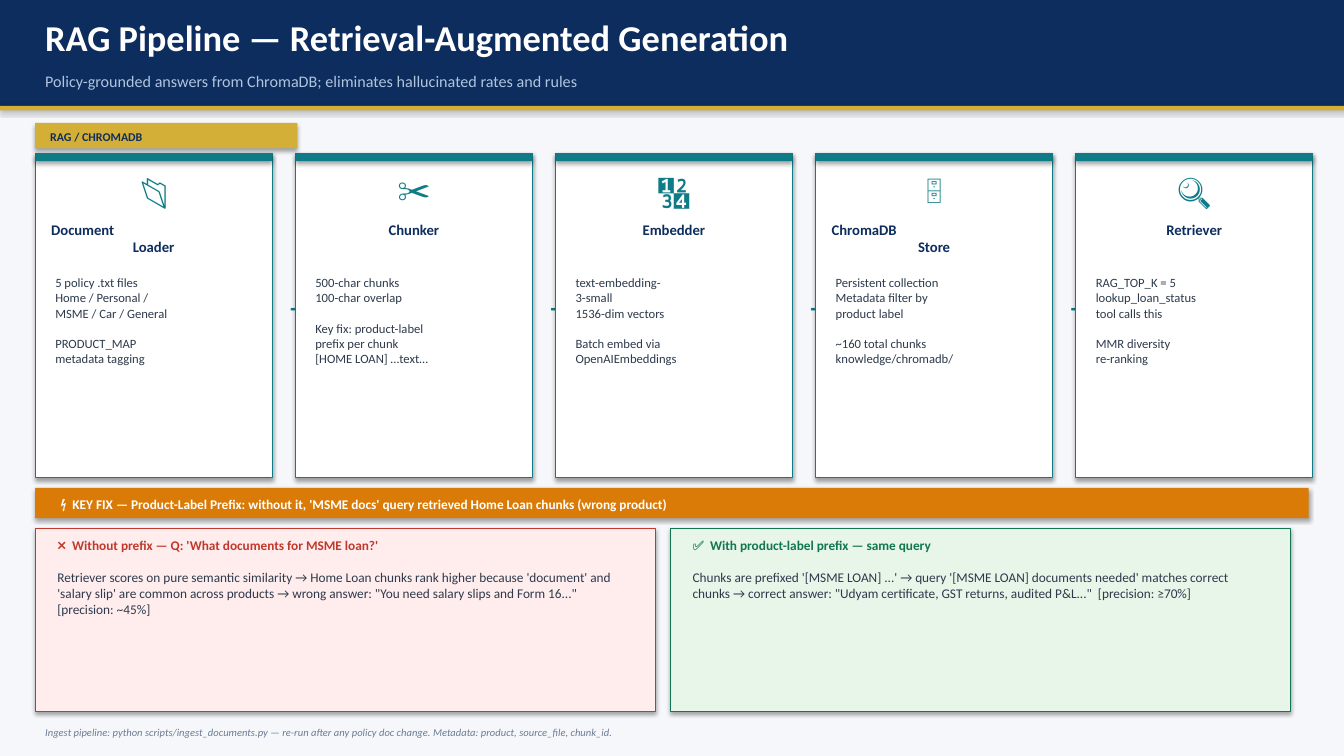
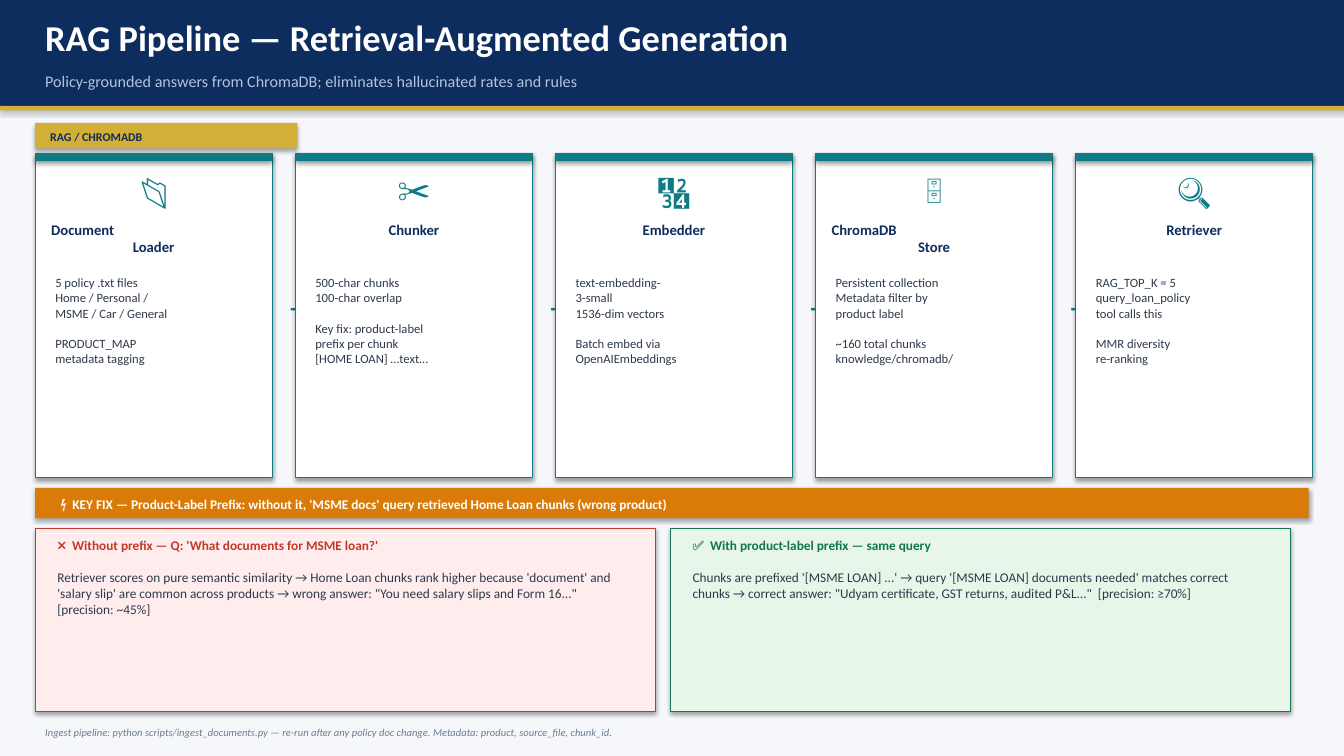
Before and after one commit to manojbansal-projects/LoanCopilot, a slide deck: slide 8 of docs/capstone_presentation.pptx. Drawn at 1344x756 pixels with LibreOffice and Linux fonts; fonts in the diff are those of the drawing. Boxes give left, top, right and bottom in pixels: in the first picture for what was removed or moved away, otherwise in the second. Text is boxed around its words. In the diff, an @@ line names an element or a change of style, - is before the commit and + after.

```diff
--- a/docs/capstone_presentation.pptx
+++ b/docs/capstone_presentation.pptx
@@ text at [1096,279,1191,365]: text changed @@
-RAG_TOP_K = 5
-lookup_loan_status
-tool calls this
-MMR diversity
-re-ranking
+RAG_TOP_K = 5
+query_loan_policy
+tool calls this
+MMR diversity
+re-ranking
```
Also in this commit, not shown: 1 other slide changed, 11 other files.
